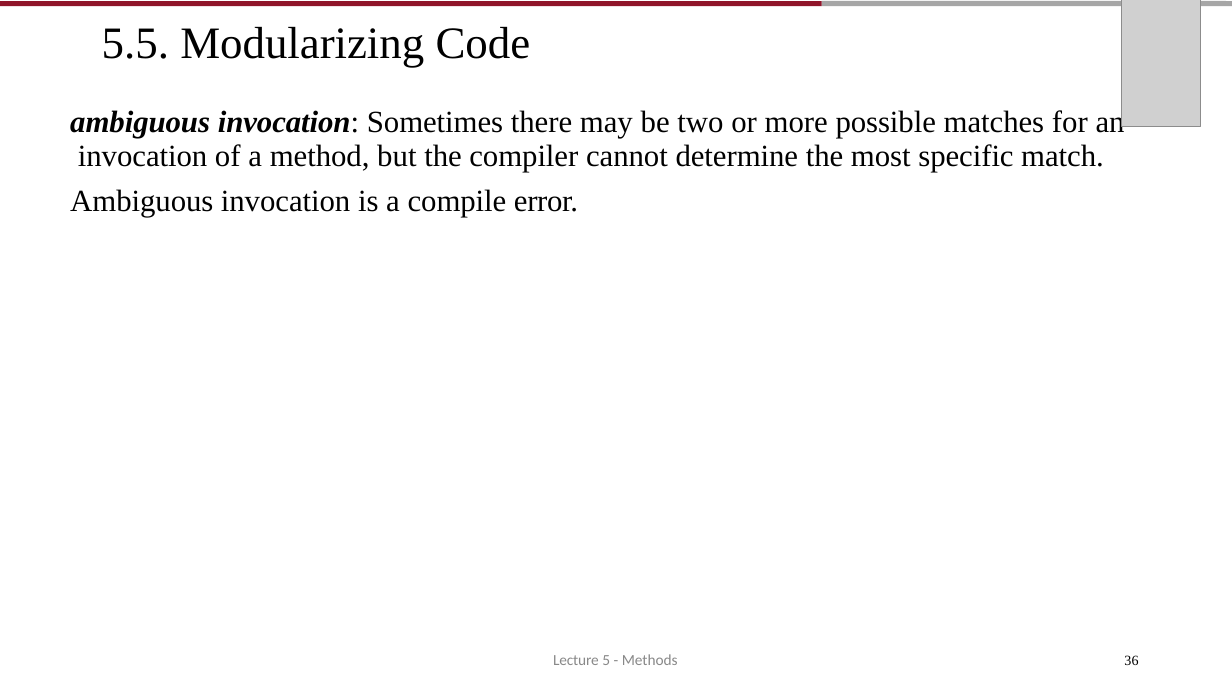
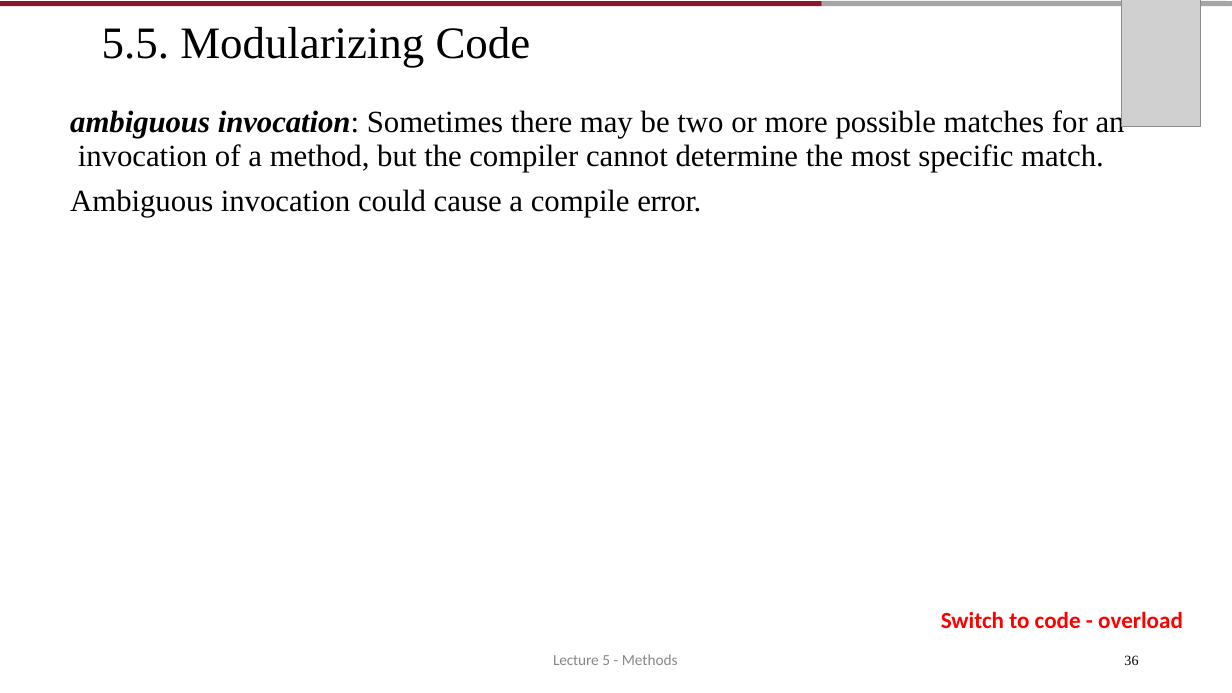
Before and after one commit to AughdonBreslin/CS501IntroToJava, a slide deck: slide 36 of Lectures/5_Methods.pptx. Drawn at 1232x693 pixels with LibreOffice and Linux fonts; fonts in the diff are those of the drawing; grey boxes stand for pictures. Boxes give left, top, right and bottom in pixels: in the first picture for what was removed or moved away, otherwise in the second. Text is boxed around its words. In the diff, an @@ line names an element or a change of style, - is before the commit and + after.

```diff
--- a/Lectures/5_Methods.pptx
+++ b/Lectures/5_Methods.pptx
@@ text at [70, 189, 701, 217]: text changed @@
-Ambiguous invocation is a compile error.
+Ambiguous invocation could cause a compile error.
@@ text added at [941, 611, 1183, 628], 18 pt, text #FF0000, bold @@
+Switch to code - overload
```
Also in this commit, not shown: 20 other slides changed, 23 other files.
